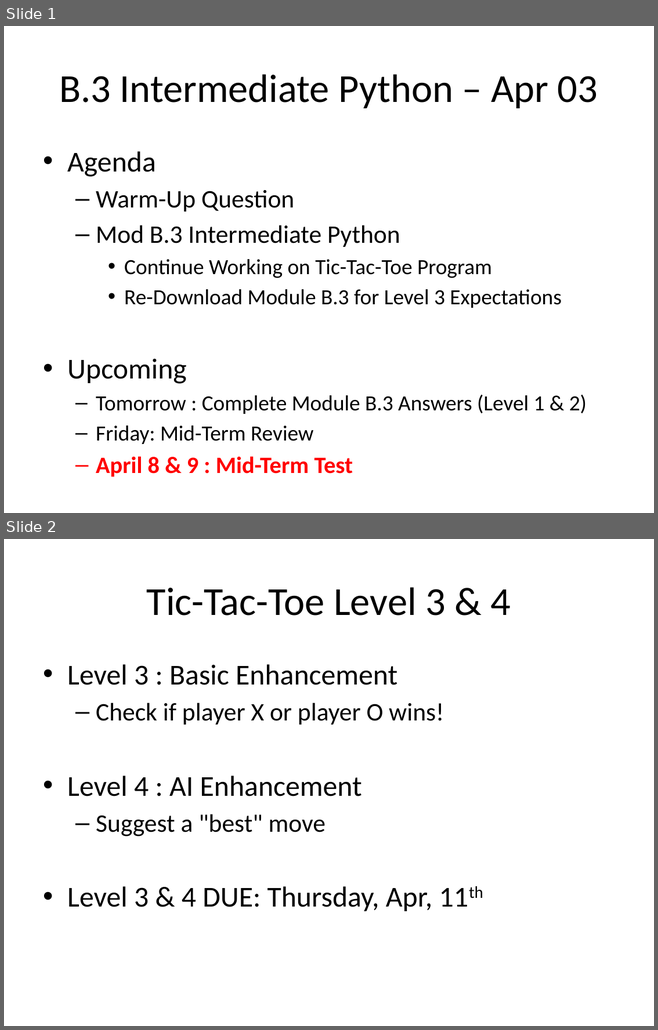
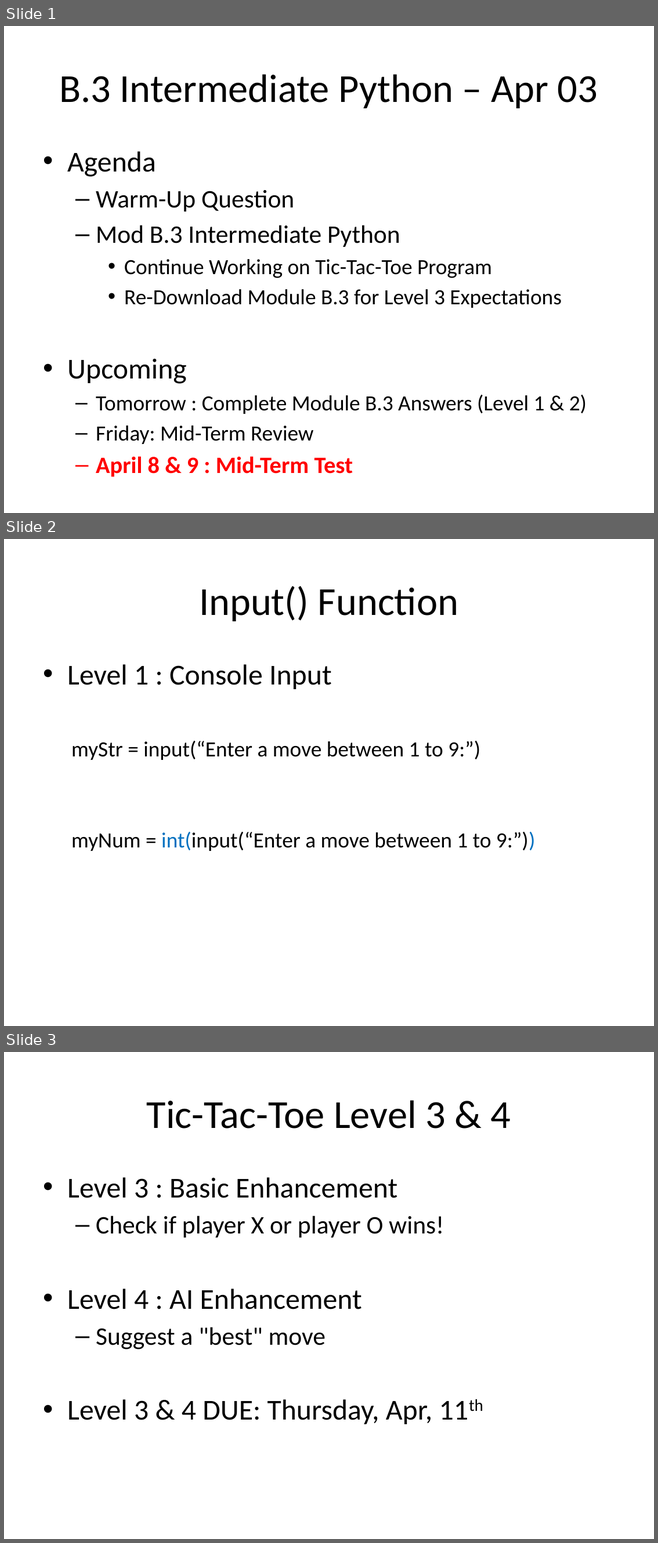
Before and after one commit to Greg5519/Old2O, a slide deck: Daily Agendas/Day8.3_TicTacToe.pptx. Shown one above the other, each under a label of ours: slides 1 and 2 before the commit, slides 1, 2 and 3 after it. The pictures are 658x1030 and 658x1543 pixels, drawn with LibreOffice and Linux fonts; fonts in the diff are those of the drawing. Boxes give left, top, right and bottom in pixels: in the first picture for what was removed or moved away, otherwise in the second. Text is boxed around its words. In the diff, an @@ line names an element or a change of style, - is before the commit and + after.

```diff
--- a/Daily Agendas/Day8.3_TicTacToe.pptx
+++ b/Daily Agendas/Day8.3_TicTacToe.pptx
@@ slide 2 added at box(4, 539, 654, 1026), background #FFFFFF @@
@@ title added at box(199, 586, 458, 621), 44 pt, text #000000 @@
+Input() Function
@@ text added at box(67, 664, 535, 851), 24 pt, text #000000 @@
+• Level 1 : Console Input
+  myStr = input(“Enter a move between 1 to 9:”)
+  myNum = int(input(“Enter a move between 1 to 9:”))
@@ what was slide 2 is now slide 3 @@
```
Also in this commit, not shown: 2 other files.
